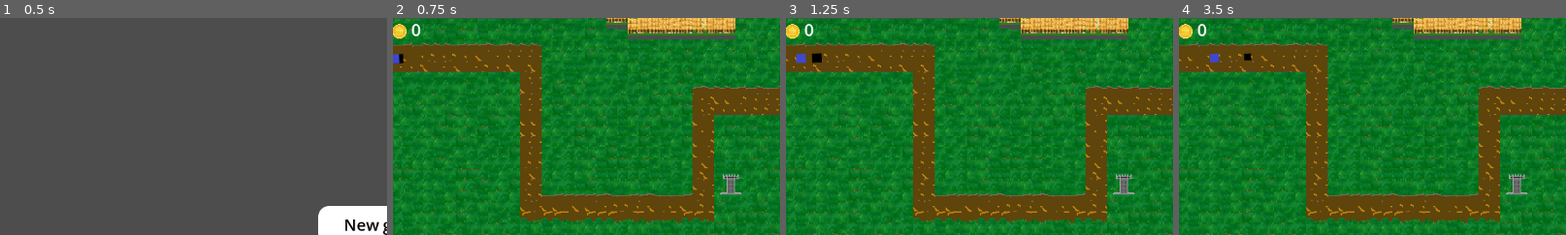
Above: before the commit, frames 1-4 (left to right).
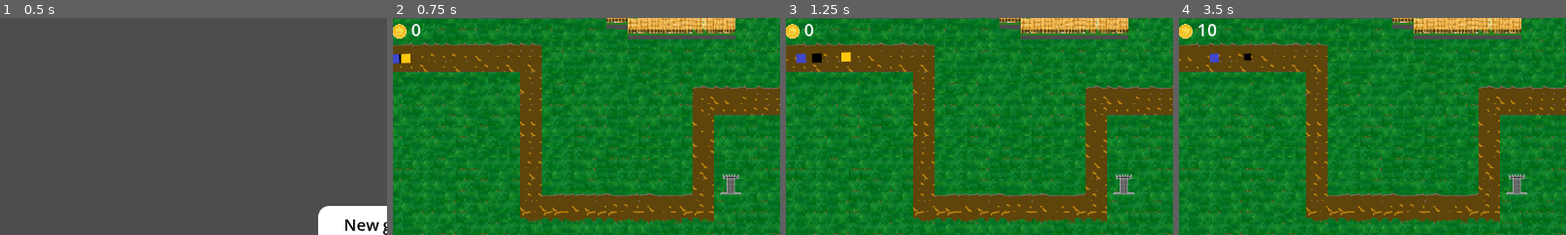
Above: after the commit, the same moments.

Repository: domasbaliunas/frontline
Game: Godot game, scene res://main_menu.tscn
Same seed, same stepped clock (60 frames per second), same inputs: the game is played once before the commit and once after it.
Inputs (mouse positions are % of the whole screen's width and height, from its top left):
- Up to frame 1 (0.5 s): no input
- Up to frame 2 (0.75 s): click "New game" at 0.5 s
- Up to frame 3 (1.25 s): no input
- Up to frame 4 (3.5 s): click (98, 4) at 1.25 s; click "Restart" at 2 s; tap Enter (ui_accept) at 2.75, 3.02 s; move the mouse to (72, 45) at 2.77 s; hold B (place_tower) from 2.78 s (still down)
The pictures show only the part of the screen within x 0-50%, y 0-50%; the shares and areas given below are measured in that part.

Frame 1 is identical in both runs. In frame 2, 0.1% of the frame differs, in the area x 2-5%, y 16-21%; in frame 3, 0.1%; in frame 4, 0.2%, in the area x 4-10%, y 2-9%.

Commit message:
Add weak enemy

Diff:
--- /dev/null
+++ b/Mobs/enemy_weak.tscn
@@ -0,0 +1,11 @@
+[gd_scene format=3 uid="uid://dihisa5m8r5xd"]
+
+[ext_resource type="PackedScene" uid="uid://sgia5wphopvw" path="res://Mobs/enemy.tscn" id="1_sjijl"]
+[ext_resource type="Texture2D" uid="uid://ddxdshj8wafyh" path="res://Mobs/enemy_weak.png" id="2_biwi2"]
+
+[node name="EnemyWeak" unique_id=1987046420 instance=ExtResource("1_sjijl")]
+speed = 140.0
+max_health = 30.0
+
+[node name="Sprite2D" parent="." index="1" unique_id=514499075]
+texture = ExtResource("2_biwi2")
--- a/game_map.tscn
+++ b/game_map.tscn
@@ -5,6 +5,7 @@
 [ext_resource type="Script" uid="uid://d2k4gyace51e5" path="res://coins_label.gd" id="3_5fonf"]
 [ext_resource type="PackedScene" uid="uid://bgtlms3cakj63" path="res://Mobs/enemy_strong.tscn" id="3_55amd"]
 [ext_resource type="Script" uid="uid://0jaywn3aq4x8" path="res://hp.gd" id="4_hrtji"]
+[ext_resource type="PackedScene" uid="uid://dihisa5m8r5xd" path="res://Mobs/enemy_weak.tscn" id="4_qohhg"]
 [ext_resource type="PackedScene" uid="uid://cxd3xmivu3ud3" path="res://player.tscn" id="4_tw6lq"]
 
 [sub_resource type="TileSetAtlasSource" id="TileSetAtlasSource_e2o6t"]
@@ -866,6 +867,13 @@
 position = Vector2(-0.9999999, -3.8146973e-06)
 coin_reward = 15
 
+[node name="PathFollow2D3" type="PathFollow2D" parent="Path2D" unique_id=2123496330]
+position = Vector2(0, 61)
+rotation = -0.02969424
+loop = false
+
+[node name="EnemyWeak" parent="Path2D/PathFollow2D3" unique_id=1308309824 instance=ExtResource("4_qohhg")]
+
 [node name="CanvasLayer" type="CanvasLayer" parent="." unique_id=470883070]
 
 [node name="CoinsLabel" type="Label" parent="CanvasLayer" unique_id=2099452816]
Binary file added: Mobs/enemy_weak.png
Not shown, added: Mobs/enemy_weak.png.import
